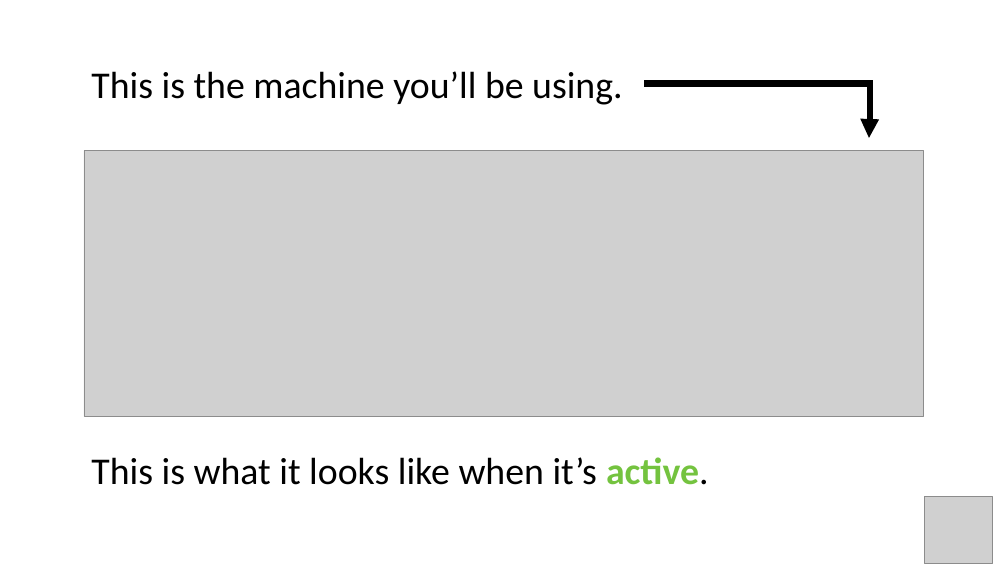
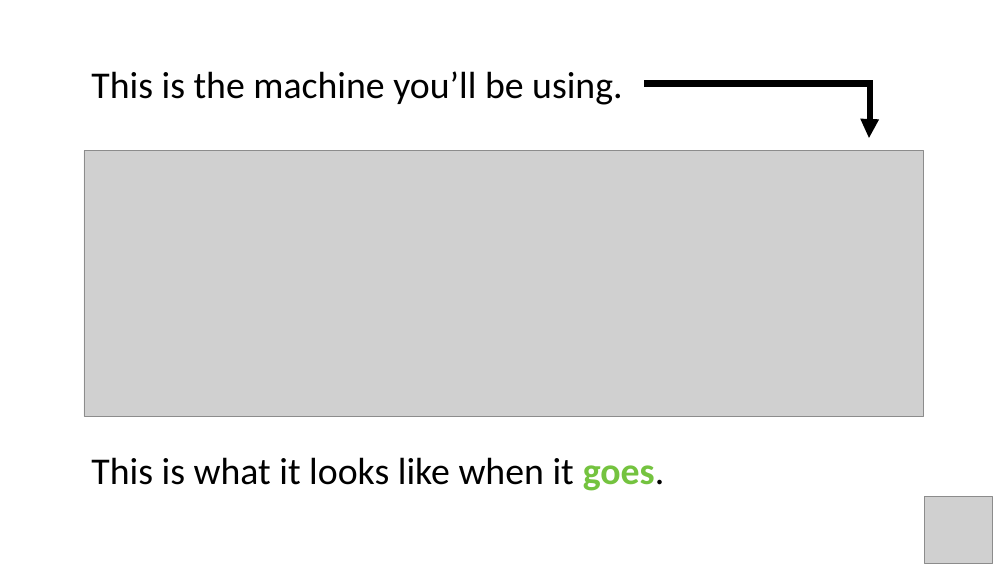
Before and after one commit to rgelpi/rgelpi.github.io, a slide deck: slide 4 of trayBlicket/vid/video.pptx. Drawn at 1008x567 pixels with LibreOffice and Linux fonts; fonts in the diff are those of the drawing; grey boxes stand for pictures. Boxes give left, top, right and bottom in pixels: in the first picture for what was removed or moved away, otherwise in the second. Text is boxed around its words. In the diff, an @@ line names an element or a change of style, - is before the commit and + after.

```diff
--- a/trayBlicket/vid/video.pptx
+++ b/trayBlicket/vid/video.pptx
@@ text at (x1=91, y1=457, x2=664, y2=491): text changed @@
-This is what it looks like when it’s active.
+This is what it looks like when it goes.
```
Also in this commit, not shown: 2 other slides changed, 11 other files.
